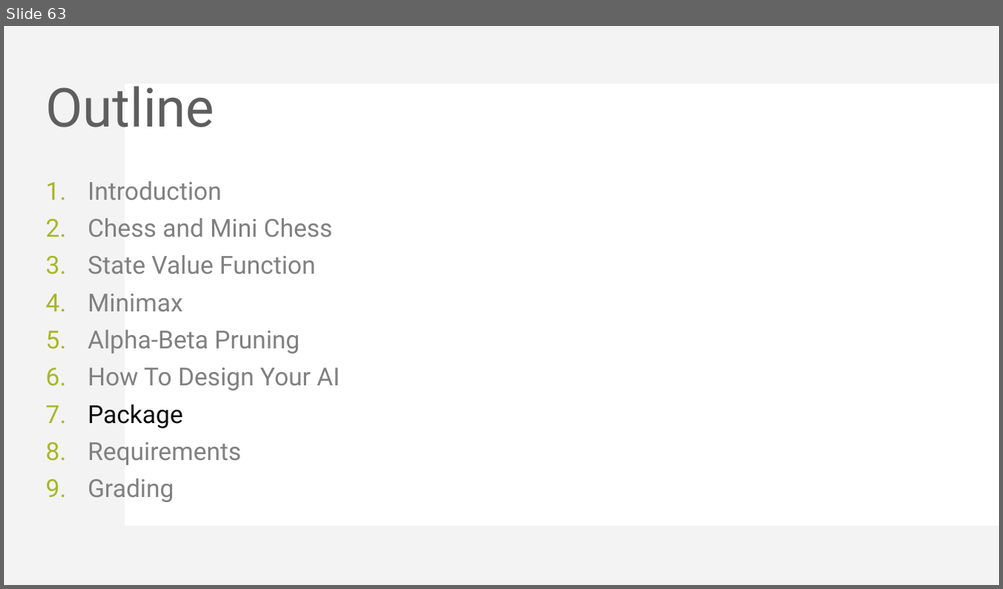
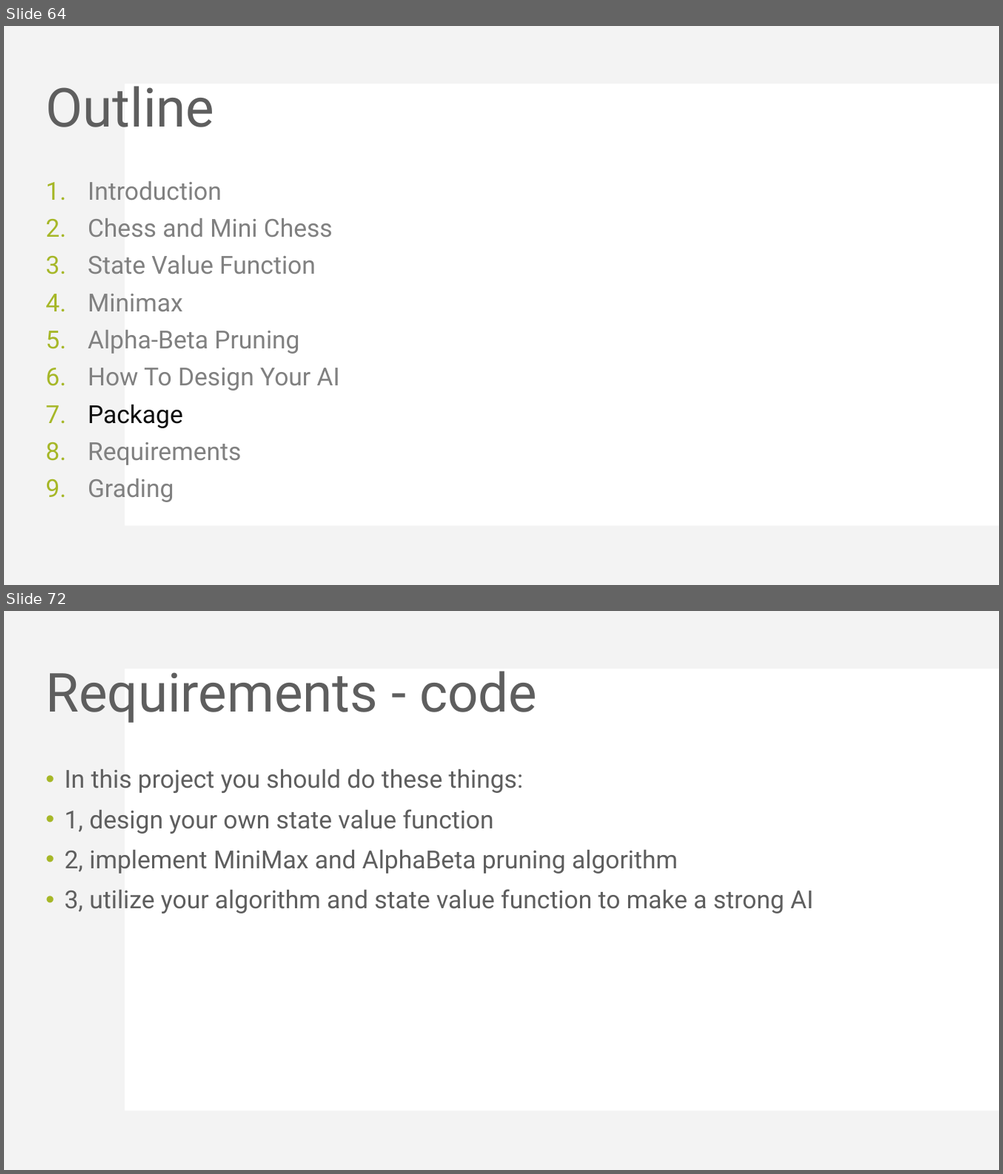
Before and after one commit to KohakuBlueleaf/MiniChess, a slide deck: document/Mini Project 3 introduction.pptx. Shown one above the other, each under a label of ours: slide 63 before the commit, slides 64 and 72 after it; the slides between them are not shown. The pictures are 1003x589 and 1003x1174 pixels, drawn with LibreOffice and Linux fonts; fonts in the diff are those of the drawing. Boxes give left, top, right and bottom in pixels: in the first picture for what was removed or moved away, otherwise in the second. Text is boxed around its words. In the diff, an @@ line names an element or a change of style, - is before the commit and + after.

```diff
--- a/document/Mini Project 3 introduction.pptx
+++ b/document/Mini Project 3 introduction.pptx
@@ slide 72 added at [4, 611, 999, 1170], background #FFFFFF; not listed: 2 template elements that a slide beside it also shows @@
@@ title added at [45, 671, 537, 723], 52 pt, text #5E5E5E @@
+Requirements - code
@@ text added at [65, 769, 813, 914], 24 pt, text #5E5E5E @@
+• In this project you should do these things:
+• 1, design your own state value function
+• 2, implement MiniMax and AlphaBeta pruning algorithm
+• 3, utilize your algorithm and state value function to make a strong AI
@@ what was slide 63 is now slide 64 @@
```
Also in this commit, not shown: 1 slide changed, 17 other slides added, 1 other file.
